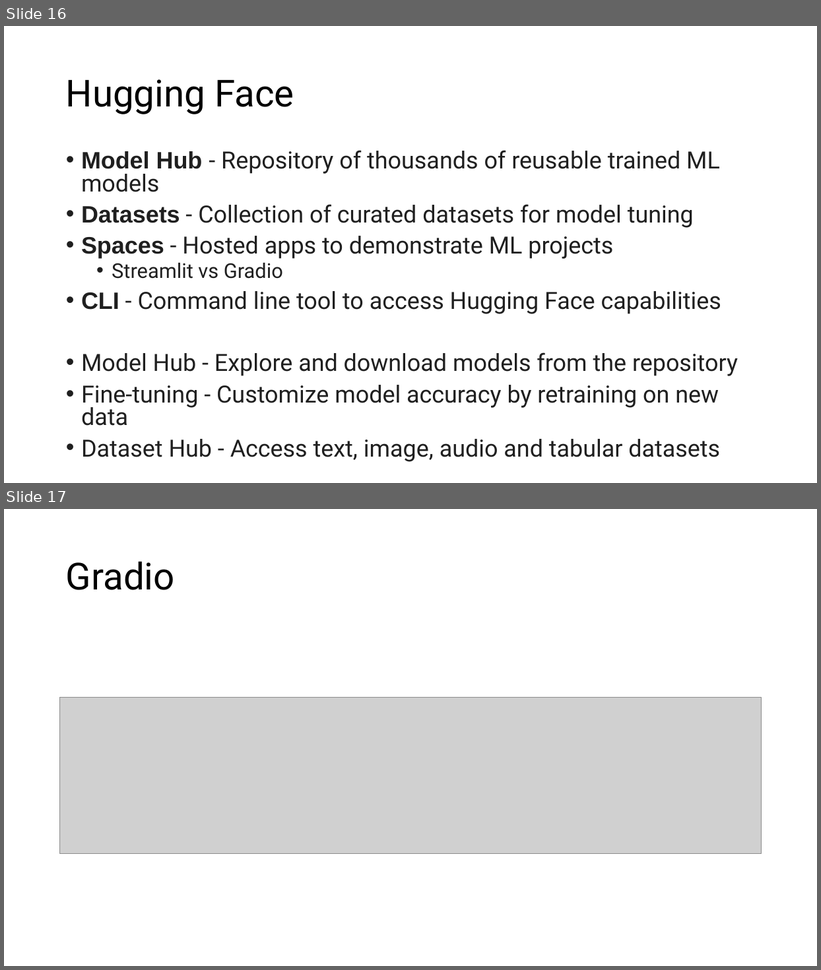
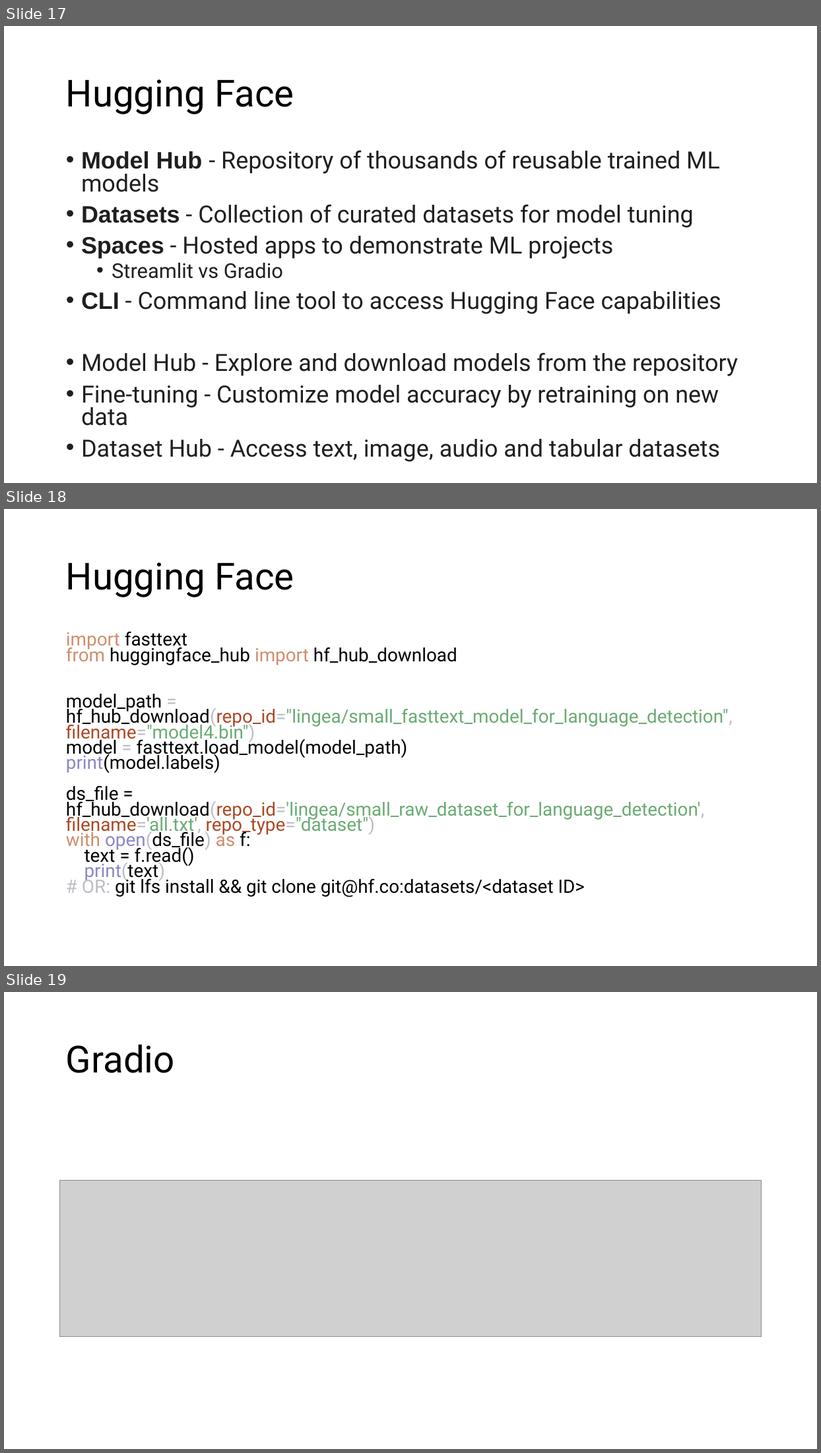
Before and after one commit to lingea-research/MLOps_Workshop, a slide deck: presentation/MLOps-Why-and-How.pptx. Shown one above the other, each under a label of ours: slides 16 and 17 before the commit, slides 17, 18 and 19 after it. The pictures are 821x970 and 821x1453 pixels, drawn with LibreOffice and Linux fonts; fonts in the diff are those of the drawing; grey boxes stand for pictures. Boxes give left, top, right and bottom in pixels: in the first picture for what was removed or moved away, otherwise in the second. Text is boxed around its words. In the diff, an @@ line names an element or a change of style, - is before the commit and + after.

```diff
--- a/presentation/MLOps-Why-and-How.pptx
+++ b/presentation/MLOps-Why-and-How.pptx
@@ slide 18 added at [4,509,817,966], background #FFFFFF @@
@@ title added at [66,562,294,597], 44 pt, text #000000 @@
+Hugging Face
@@ text added at [66,632,733,897], 21.7 pt, text #000000 @@
+import fasttext
+from huggingface_hub import hf_hub_download
+model_path = hf_hub_download(repo_id="lingea/small_fasttext_model_for_language_detection", filename="model4.bin")
+model = fasttext.load_model(model_path)
+print(model.labels)
+ds_file = hf_hub_download(repo_id='lingea/small_raw_dataset_for_language_detection', filename='all.txt', repo_type="dataset")
+with open(ds_file) as f:
+text = f.read()
+print(text)
+# OR: git lfs install && git clone git@hf.co:datasets/<dataset ID>
@@ what was slide 16 is now slide 17 @@
@@ what was slide 17 is now slide 19 @@
```
Also in this commit, not shown: 7 slides changed, 1 other slide added, 7 other files.
